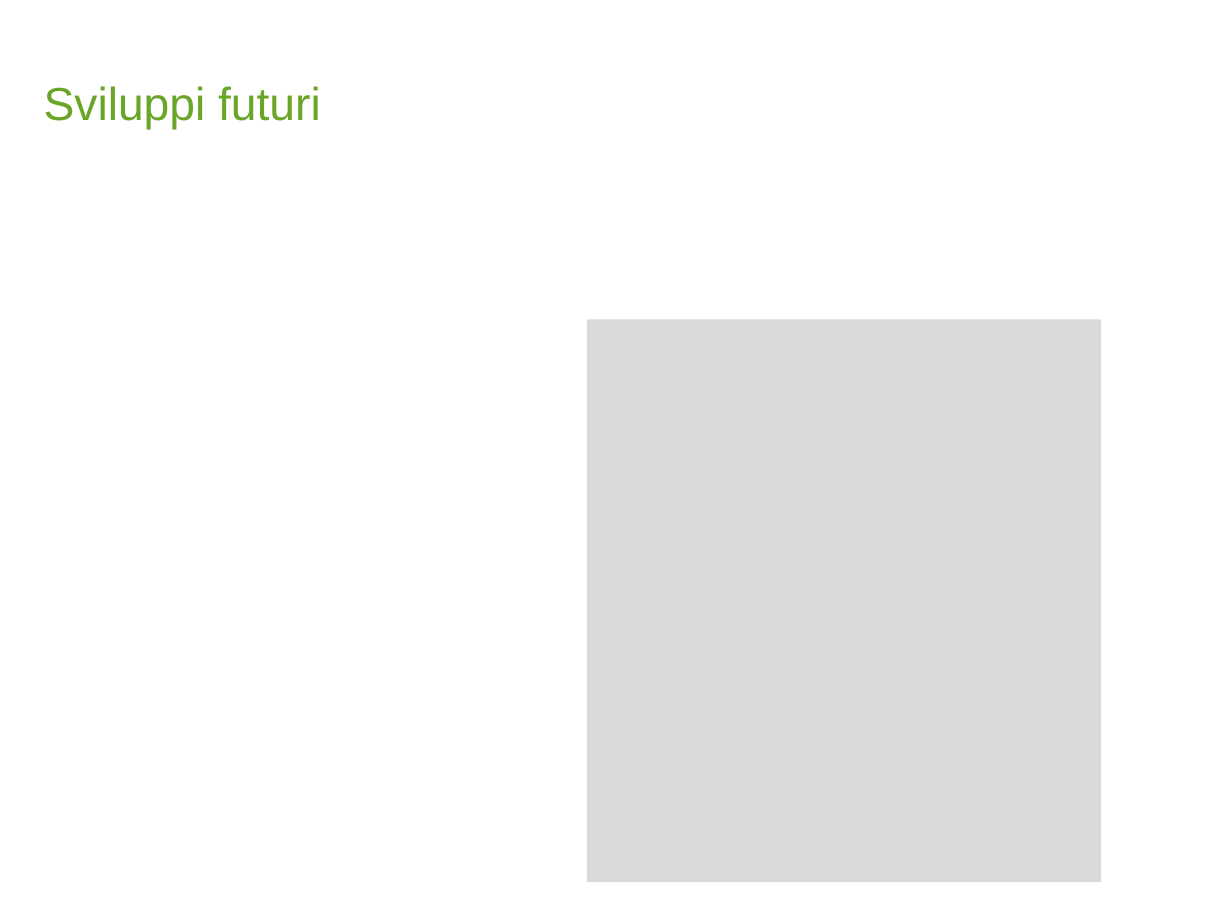
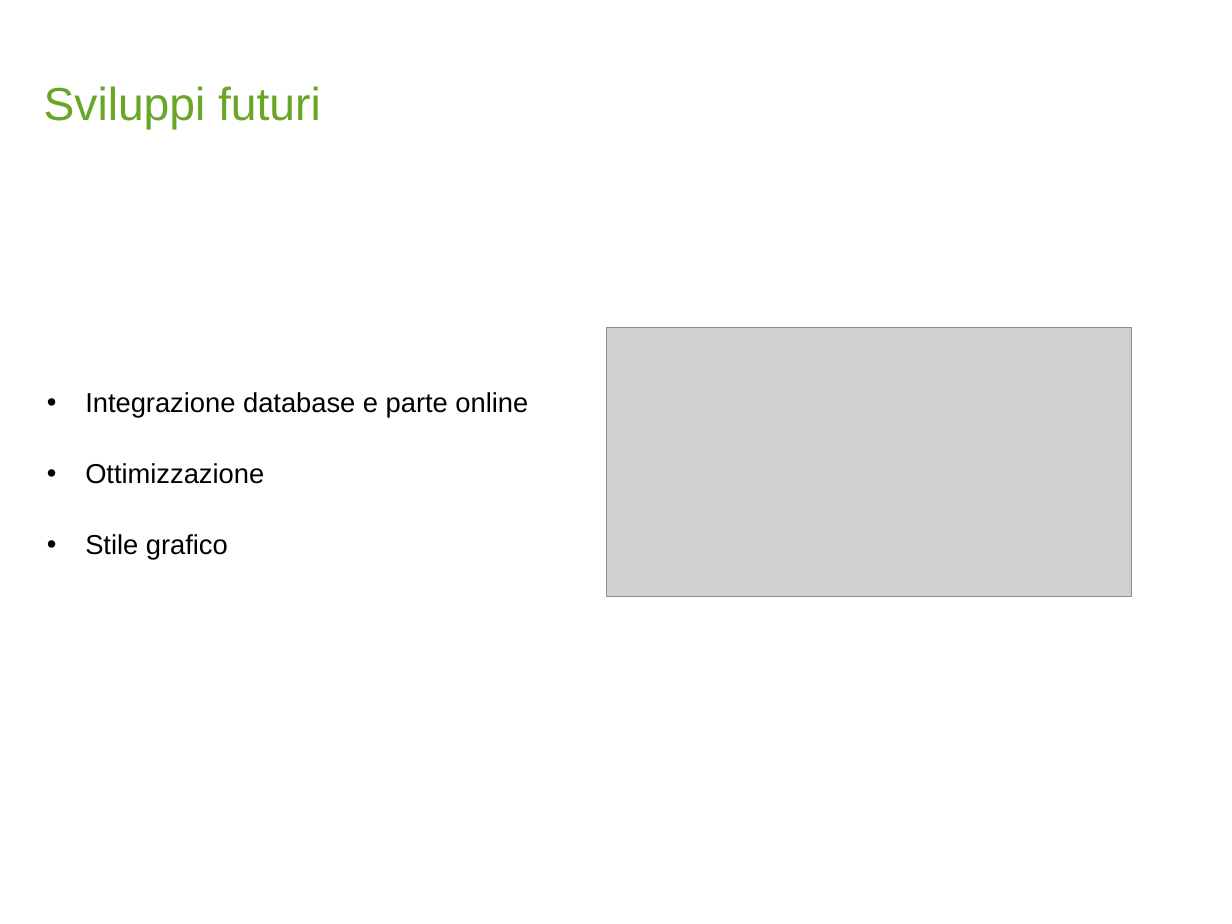
Before and after one commit to MarianoFasano/DSB, a slide deck: slide 14 of docs/Progetto di semestre - Ground Control_v1.pptx (slide 13 before the commit). Drawn at 1232x924 pixels with LibreOffice and Linux fonts; fonts in the diff are those of the drawing; grey boxes stand for pictures; background and template pictures are left out. Boxes give left, top, right and bottom in pixels: in the first picture for what was removed or moved away, otherwise in the second. Text is boxed around its words. In the diff, an @@ line names an element or a change of style, - is before the commit and + after.

```diff
--- a/docs/Progetto di semestre - Ground Control_v1.pptx
+++ b/docs/Progetto di semestre - Ground Control_v1.pptx
@@ rectangle removed at [586, 319, 1100, 882] @@
@@ picture added at [606, 328, 1132, 596] @@
@@ text added at [85, 392, 528, 560], 16 pt, text #000000 @@
+• Integrazione database e parte online
+• Ottimizzazione
+• Stile grafico
```
Also in this commit, not shown: 3 other slides changed, 4 slides added, 2 slides removed, 2 other files.
